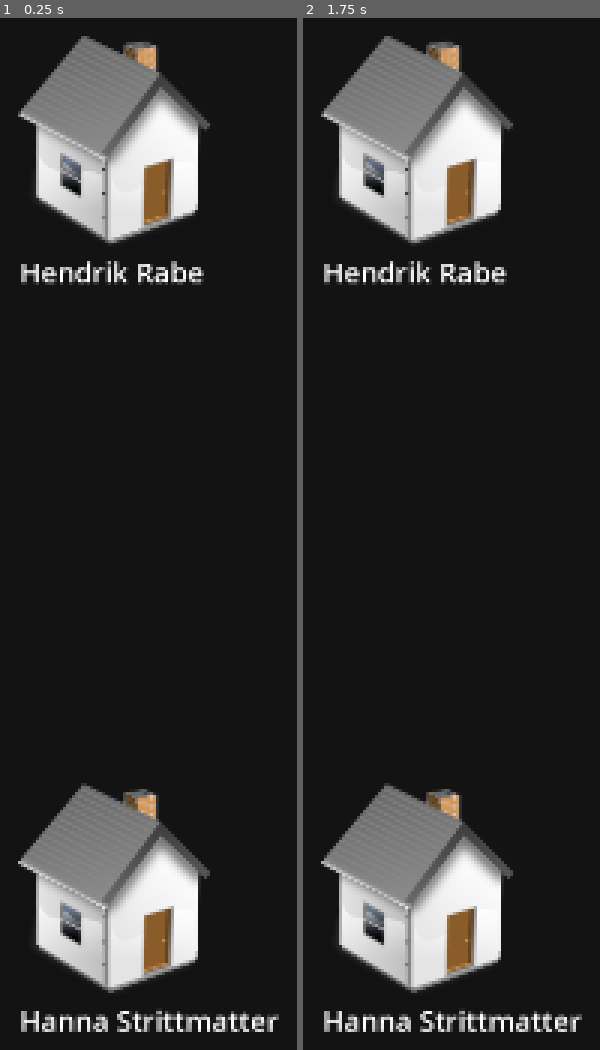
Above: before the commit, frames 1-2 (left to right).
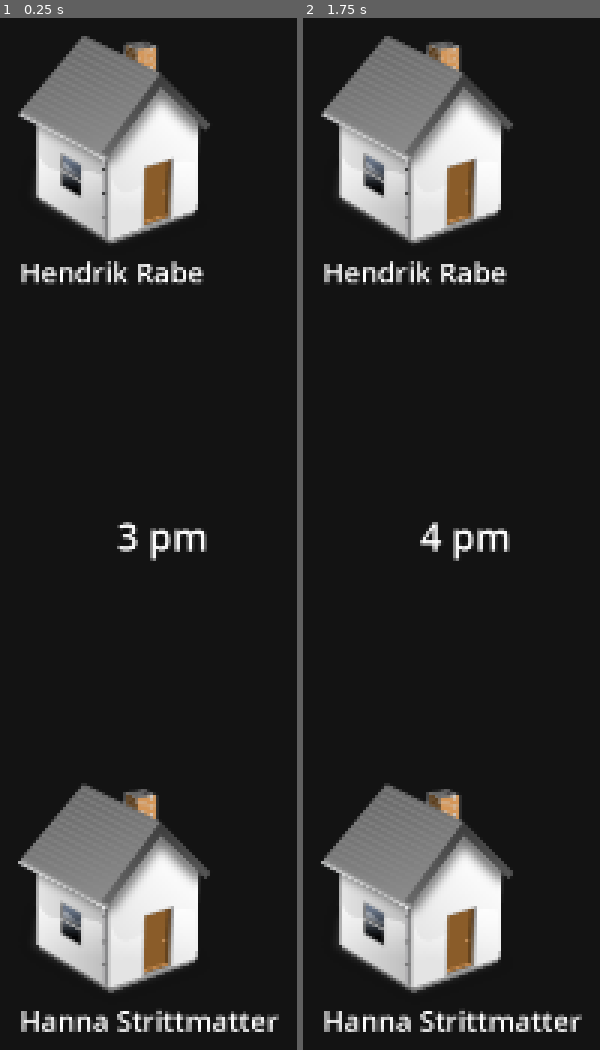
Above: after the commit, the same moments.

Repository: Shykaro/SimulatedAI
Game: Godot game, scene res://Scenes/npc visualization.tscn
The game is run twice, just before and just after one commit, with the same random seed, the same clock (stepped at 60 frames per second) and the same inputs.
Inputs:
- Up to frame 1 (0.25 s): no input
- Up to frame 2 (1.75 s): tap Enter at 0.5 s; tap Space at 1.25 s

The runs differ from the first frame. In frame 1, 0.4% of the frame differs, in the area x 39-70%, y 48-53%; in frame 2, 0.4%.
Error in both runs: Trying to assign value of type 'Nil' to a variable of type 'Dictionary'. (res://Scripts/RequestHandler.gd:23)

Commit message:
Added time

Diff:
--- /dev/null
+++ b/GodotProject/Assets/theme.tres
@@ -0,0 +1,4 @@
+[gd_resource type="Theme" format=3 uid="uid://css8tuxqpntj3"]
+
+[resource]
+default_font_size = 30
--- a/GodotProject/Scenes/npc visualization.tscn
+++ b/GodotProject/Scenes/npc visualization.tscn
@@ -1,8 +1,10 @@
-[gd_scene load_steps=4 format=3 uid="uid://ce8bkw7m5yo5k"]
+[gd_scene load_steps=6 format=3 uid="uid://ce8bkw7m5yo5k"]
 
 [ext_resource type="Script" path="res://Scripts/GameManager.gd" id="2_eeqxv"]
 [ext_resource type="Script" path="res://Scripts/RequestHandlerManager.gd" id="3_px0po"]
 [ext_resource type="Script" path="res://Scripts/NPCManager.gd" id="4_5a08b"]
+[ext_resource type="Theme" uid="uid://css8tuxqpntj3" path="res://Assets/theme.tres" id="4_d0tik"]
+[ext_resource type="Script" path="res://Scripts/TimeText.gd" id="4_vqs3l"]
 
 [node name="Game" type="Node2D"]
 
@@ -14,3 +16,14 @@
 
 [node name="RequestHandlerManager" type="Node" parent="."]
 script = ExtResource("3_px0po")
+
+[node name="Time" type="Node2D" parent="."]
+position = Vector2(500, 500)
+
+[node name="Label" type="Label" parent="Time"]
+offset_right = 40.0
+offset_bottom = 23.0
+theme = ExtResource("4_d0tik")
+horizontal_alignment = 1
+vertical_alignment = 1
+script = ExtResource("4_vqs3l")
--- /dev/null
+++ b/GodotProject/Scripts/TimeText.gd
@@ -0,0 +1,11 @@
+extends Label
+
+
+# Called when the node enters the scene tree for the first time.
+func _ready():
+	pass # Replace with function body.
+
+
+# Called every frame. 'delta' is the elapsed time since the previous frame.
+func _process(_delta):
+	self.text = str(GameManager.hour)+GameManager.time_of_day
